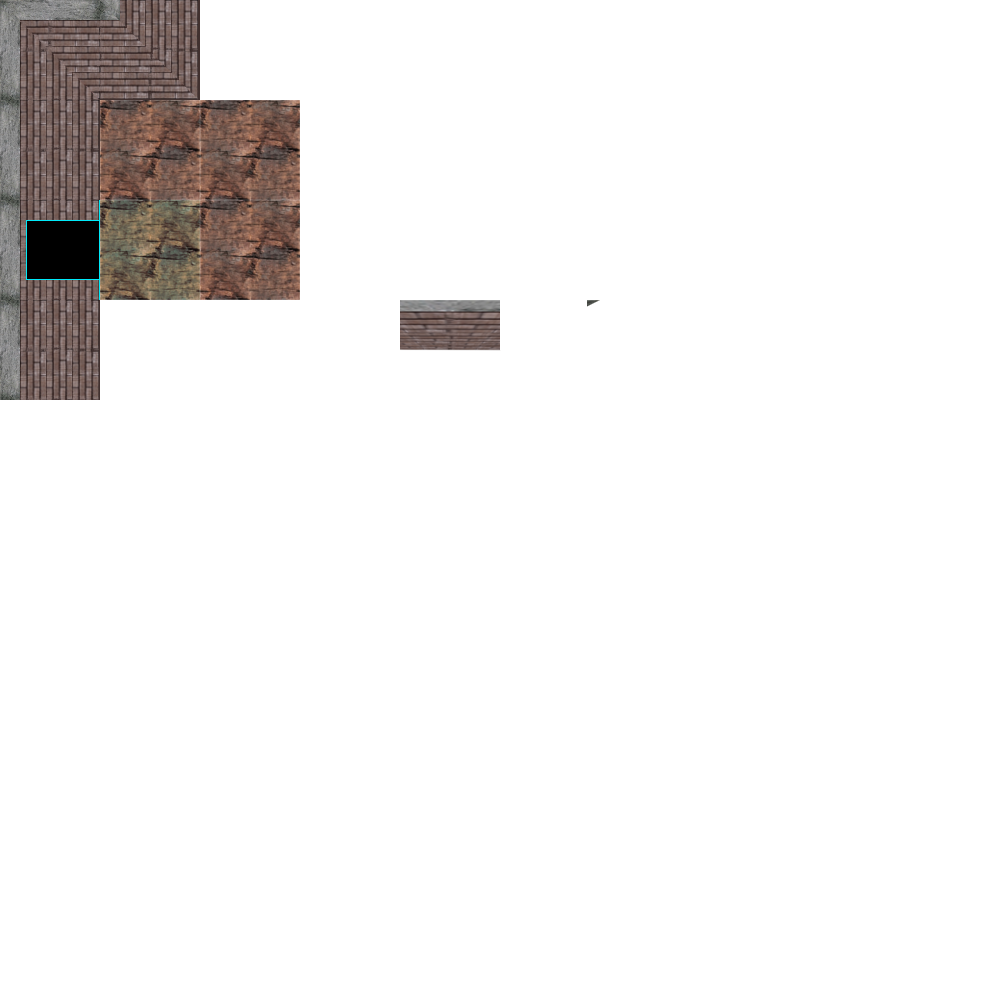
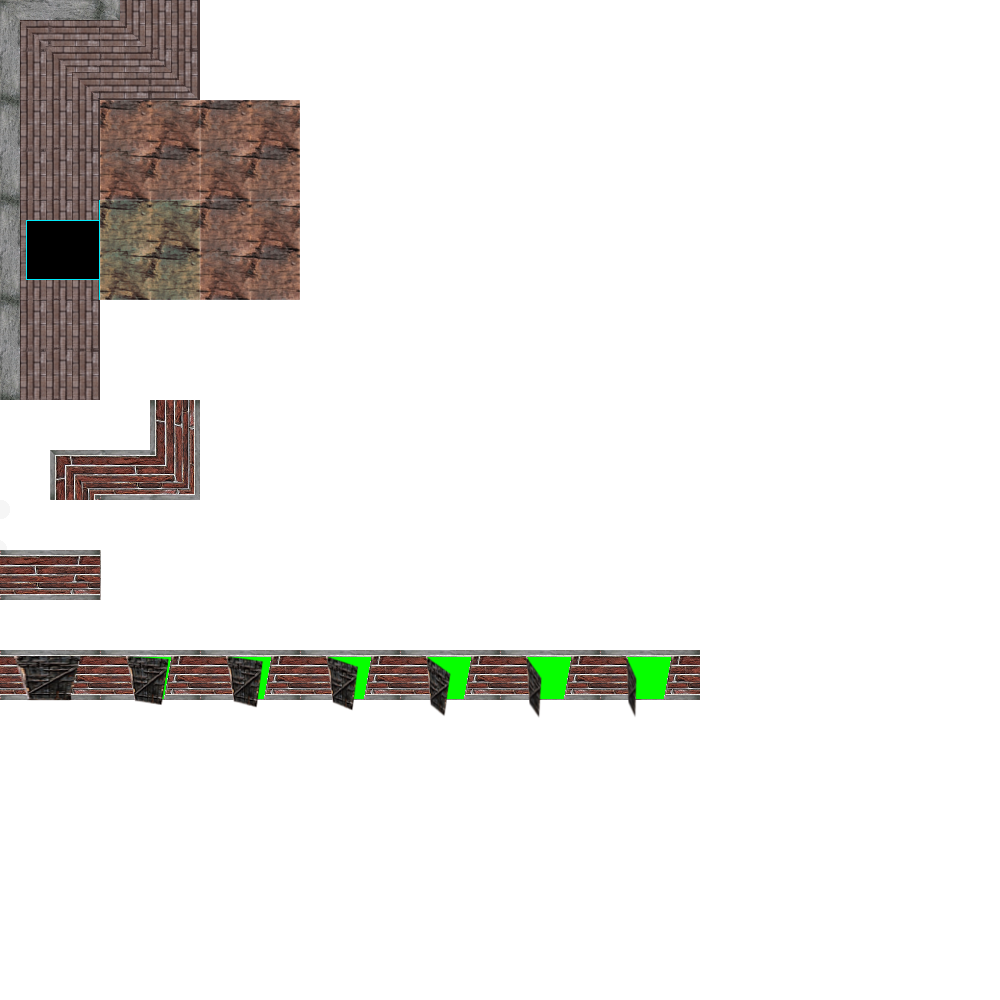
Layers edited between the first and the second (1000, 1000) image:
removed layer "Pasted Layer" over [400, 300, 600, 351]
added layer "Clipboard" above "Layer" over [0, 400, 700, 718]
